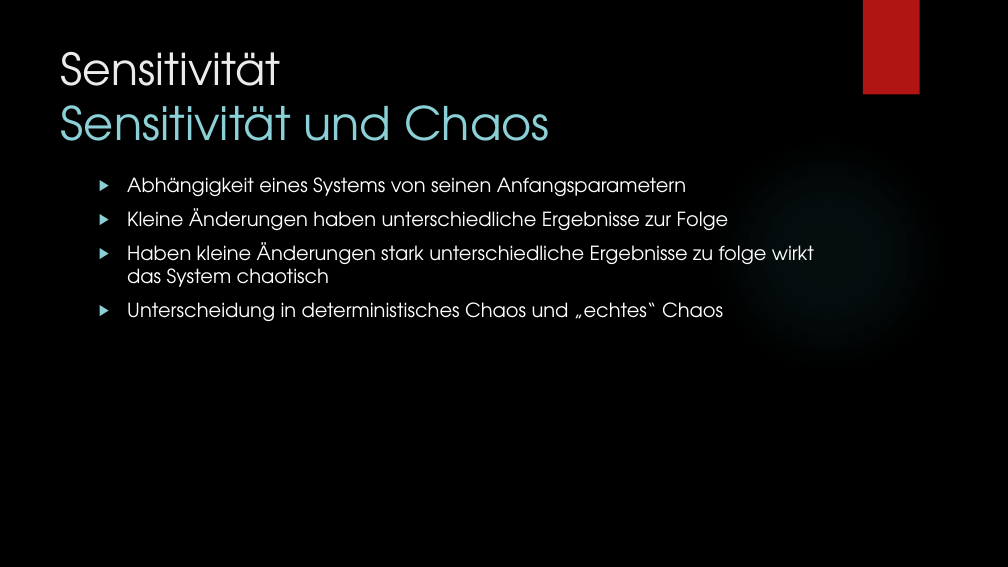
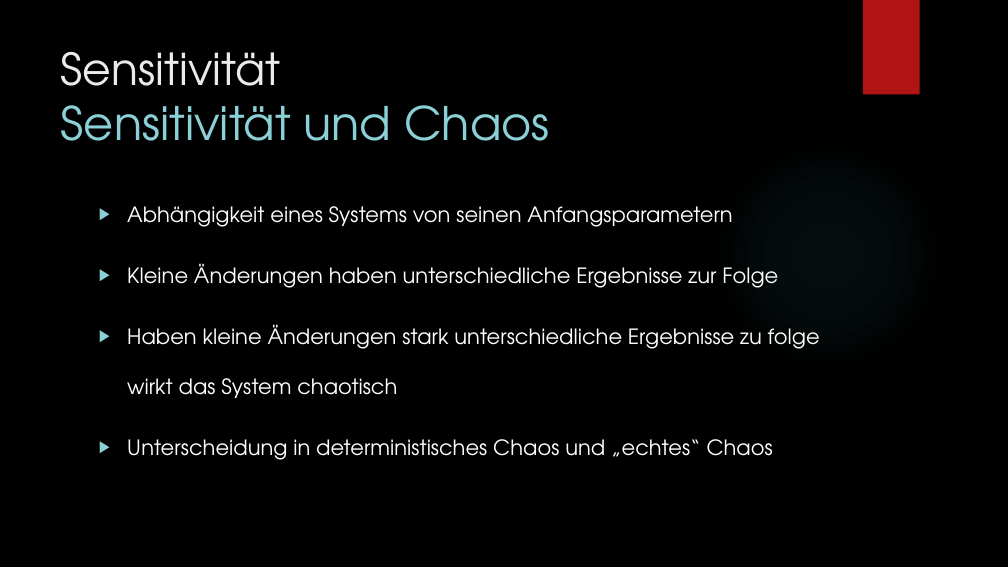
Before and after one commit to Der-Cedric/Sage_6, a slide deck: slide 7 of Feigenbaum&Sensitivität.pptx. Drawn at 1008x567 pixels with LibreOffice and Linux fonts; fonts in the diff are those of the drawing; background and template pictures are left out. Boxes give left, top, right and bottom in pixels: in the first picture for what was removed or moved away, otherwise in the second. Text is boxed around its words. In the diff, an @@ line names an element or a change of style, - is before the commit and + after.

```diff
--- a/Feigenbaum&Sensitivität.pptx
+++ b/Feigenbaum&Sensitivität.pptx
@@ text "Abhängigkeit eines Systems von seinen ..." at box(127, 206, 820, 460): size 18.5 to 20 pt; line spacing 1 to 2 @@
```
Also in this commit, not shown: 4 other slides changed.
